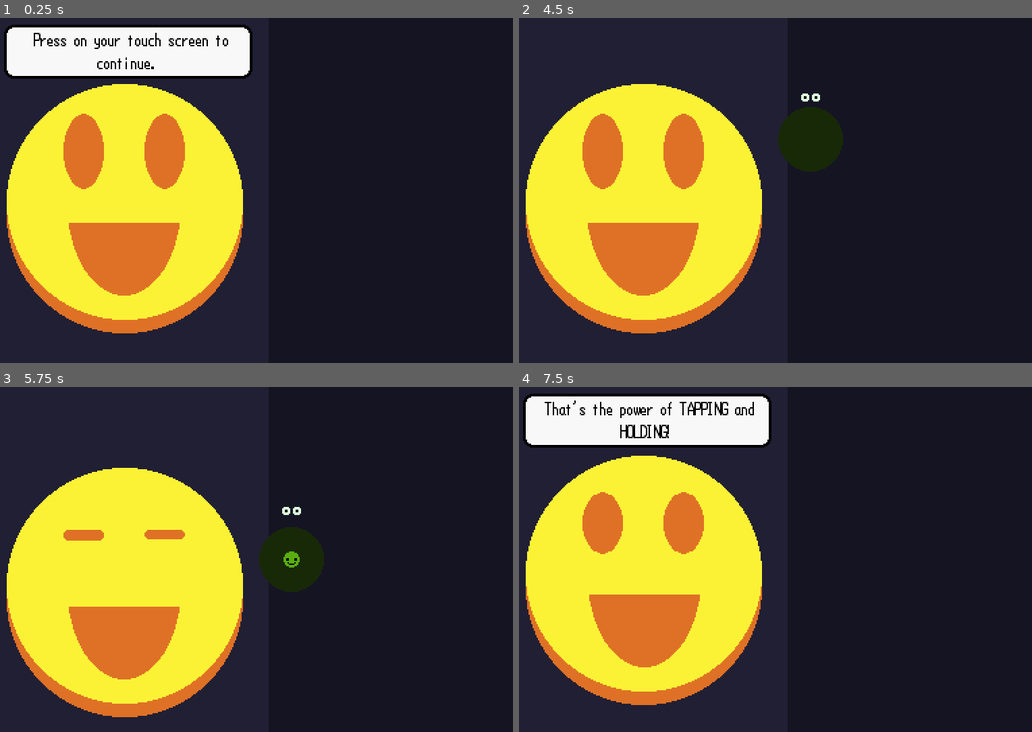
Above: before the commit, frames 1-4 (two rows, left to right).
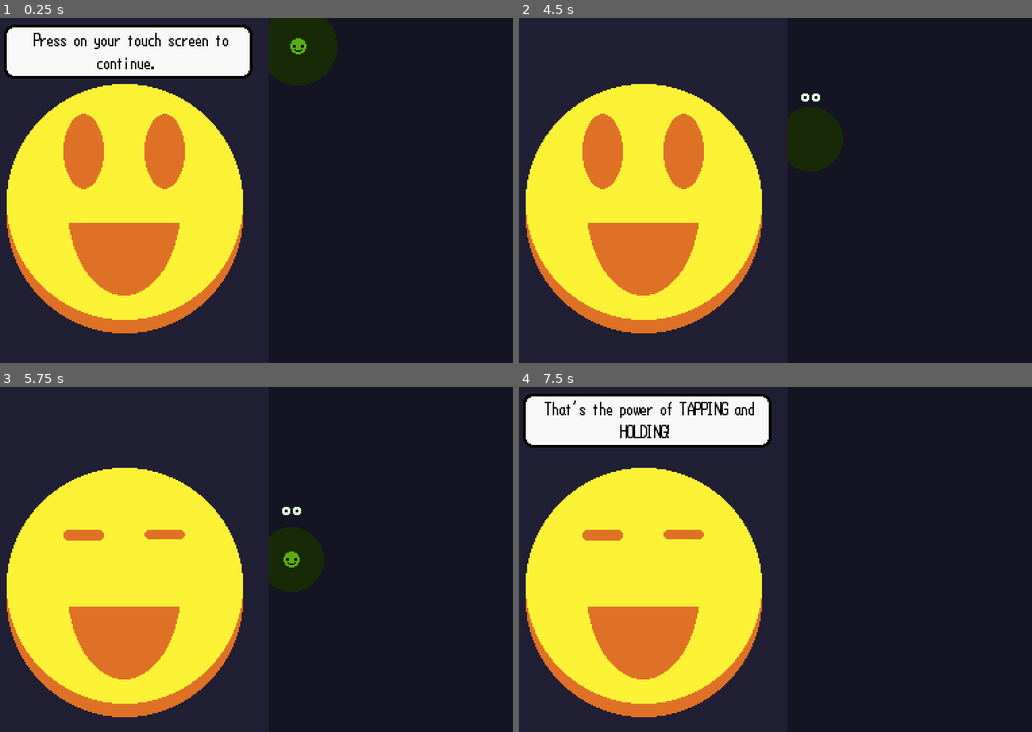
Above: after the commit, the same moments.

Repository: CoolGrazer/bread-bird
Game: Godot game, scene res://Scenes/Games/RhythmTest.tscn
Same seed, same stepped clock (60 frames per second), same inputs: the game is played once before the commit and once after it. The project has no main scene, so this scene is started directly. Sound files missing from this copy of the repository are replaced by a short silence.
Inputs (mouse positions are in pixels of both pictures, inside the frame that each line leads up to):
- Up to frame 1 (0.25 s): no input
- Up to frame 2 (4.5 s): tap Enter at 0.5, 2, 3.5 s; move the mouse to (888, 173) at 0.52 s; press the mouse at (888, 173) at 0.53 s; tap Space (Debug) at 1.25, 2.75, 4.25 s; move the mouse to (667, 207) at 1.27 s; release the mouse at (667, 207) at 1.28 s; click (667, 207) at 1.35 s; move the mouse to (826, 114) at 2.02 s; press the mouse at (826, 114) at 2.03 s; move the mouse to (744, 259) at 2.77 s; release the mouse at (744, 259) at 2.78 s; click (744, 259) at 2.85 s; move the mouse to (929, 242) at 3.52 s; press the mouse at (929, 242) at 3.53 s; move the mouse to (616, 138) at 4.27 s; release the mouse at (616, 138) at 4.28 s; click (616, 138) at 4.35 s
- Up to frame 3 (5.75 s): move the mouse to (282, 559) at 5.02 s; press the mouse at (282, 559) at 5.03 s
- Up to frame 4 (7.5 s): move the mouse to (693, 473) at 5.77 s; release the mouse at (693, 473) at 5.78 s; click (693, 473) at 5.85 s; move the mouse to (888, 542) at 6.52 s; press the mouse at (888, 542) at 6.53 s; move the mouse to (667, 576) at 7.27 s; release the mouse at (667, 576) at 7.28 s; click (667, 576) at 7.35 s

The runs differ from the first frame. In frame 1, 2.3% of the frame differs, in the area x 52-66%, y 0-20%; in frame 2, 0.2%; in frame 3, 0.2%; in frame 4, 8.2%, in the area x 1-48%, y 19-96%.

Commit message:
Wrapping up the Tutorial

Diff:
--- a/Scenes/Games/InputHandler.gd
+++ b/Scenes/Games/InputHandler.gd
@@ -1,26 +1,39 @@
 extends Node
 
-var beatTrgt : float = 2.0
+var beatTrgt : float = 0.0
 
 var offBeat : float = 0.0
 
-var status = ""
+var status = "Perfect"
 
 # Possible Status, EarlyMiss, EarlyBarely, Perfect, LateBarely, LateMiss
 
 func _physics_process(delta):
 
-	if offBeat < -0.5:
-		status = "EarlyMiss"
-	elif offBeat < -0.4:
-		status = "EarlyBarely"
-	elif offBeat < 0.4:
+	if $Coin.frame == 8 and $CoinCatch.playing == false:
+		$CoinCatch.play()
+
+
+	#if offBeat < -0.5:
+	#	status = "EarlyMiss"
+	#elif offBeat < -0.4:
+	#	status = "EarlyBarely"
+	#elif offBeat < 0.4:
+	#	status = "Perfect"
+	#elif offBeat > 0.4:
+	#	status = "LateBarely"
+	#elif offBeat > 0.5:
+	#	status = "LateMiss"
+
+	if abs(offBeat) < 0.4:
 		status = "Perfect"
-	elif offBeat > 0.4:
-		status = "LateBarely"
-	elif offBeat > 0.5:
-		status = "LateMiss"
+	elif abs(offBeat) < 0.6:
+		status = "Barely"
+	else:
+		status = "Bad."
 
+	if offBeat > 1:
+		beatTrgt = 12
 
 	_calculateOffBeat()
 
@@ -30,46 +43,50 @@
 
 
 
-func _fadeOut():
-
-	$Flick.volume_db -= 3
 
 
 func _on_puck_input(input):
-	print($Release.playing)
-	if $Coin.frame == 12:
-		$Release.play()
 
 
-	if $Coin.frame > 12:
-		_fadeOut()
-
-	if $Coin.frame > 7 and $Coin.frame < 12:
-		$Flick.pitch_scale -= 0.01
 
 
-	if input == "flick":
-		$Flick.pitch_scale = 1
+
+	if input == "flick" and status == "Perfect":
+
 		$AnimationPlayer.stop()
 		$AnimationPlayer.play("Flick")
 		$Flick.play()
-		$Flick.volume_db = 0
-		$CoinCatch.play()
+	elif input == "flick":
+		get_tree().quit()
 
 	#if input == "slide" and $Flick.playing == false:
 	#
 
-	if input == "justPressed" and $Flick.playing == false:
+	if input == "justPressed" and !$AnimationPlayer.current_animation == "Flick":
+		$AnimationPlayer.stop()
 		$AnimationPlayer.play("PressDown")
 		$Press.play()
 
-	elif input == "justReleased":
+	elif input == "justReleased" and !$AnimationPlayer.current_animation == "Flick":
 		$AnimationPlayer.play("Release")
 		$Release.play()
 		$Release.pitch_scale = 1
-		$Flick.stop()
 	elif input == "quickRelease":
 		$AnimationPlayer.play("Release")
 		$Release.pitch_scale = 2.5
 		$Release.play()
-		$Flick.stop()
+
+
+func _fakeHold():
+	$AnimationPlayer.stop()
+	$AnimationPlayer.play("PressDown")
+	$Press.play()
+
+func _fakeFlick():
+	$AnimationPlayer.stop()
+	$AnimationPlayer.play("Flick")
+	$Flick.play()
+
+
+func _on_tutorial_beat(beat):
+	print("The Beat has Occured")
--- a/Scenes/Games/RhythmTest.tscn
+++ b/Scenes/Games/RhythmTest.tscn
@@ -1,13 +1,15 @@
-[gd_scene load_steps=22 format=3 uid="uid://b55hqnsvt2xt5"]
+[gd_scene load_steps=24 format=3 uid="uid://b55hqnsvt2xt5"]
 
 [ext_resource type="Texture2D" uid="uid://s2mmvrk7b62b" path="res://Graphics/Sprites/RhythmTest/Coin.png" id="5_li6vq"]
+[ext_resource type="AudioStream" uid="uid://b7ql3tltlu5pi" path="res://Audio/SFX/RhythmTest/catch.ogg" id="6_3urxx"]
 [ext_resource type="PackedScene" uid="uid://bgaqwhc6e47ym" path="res://Scenes/TouchScreen/Touchscreen.tscn" id="6_4xcnk"]
 [ext_resource type="AudioStream" uid="uid://cx7qsdfsdyvp6" path="res://Audio/SFX/RhythmTest/Press.wav" id="6_88df2"]
 [ext_resource type="Script" path="res://Scenes/Games/InputHandler.gd" id="6_j64fe"]
 [ext_resource type="AudioStream" uid="uid://dl5q62keeuwra" path="res://Audio/SFX/RhythmTest/coinToss.ogg" id="7_i6m78"]
 [ext_resource type="AudioStream" uid="uid://bbv27u5b3s0e6" path="res://Audio/SFX/RhythmTest/Release.wav" id="7_kocvc"]
 [ext_resource type="PackedScene" uid="uid://d0gjm37w0o08j" path="res://Scenes/Textbox/Textbox.tscn" id="7_x62lt"]
-[ext_resource type="AudioStream" uid="uid://cpuotypdffxve" path="res://Audio/SFX/RhythmTest/Slide.wav" id="8_o7vrl"]
+[ext_resource type="AudioStream" uid="uid://be11emgbomors" path="res://Audio/Music/TutorialSong.ogg" id="9_d3jm8"]
+[ext_resource type="Script" path="res://Scripts/Conductor.gd" id="10_175jh"]
 
 [sub_resource type="GDScript" id="GDScript_s01wj"]
 resource_name = "RhythmTest"
@@ -19,6 +21,11 @@
 	pass
 
 func _physics_process(delta):
+
+	if $Textbox.indx == 16 and $Tutorial.playing == false:
+		$Tutorial.play()
+
+
 	if timesLeft == 0 and $Puck.visible == false:
 		timesLeft = 3
 		$Textbox._text($Textbox.TextDoTo[$Textbox.indx],$Textbox.SizeToDo[$Textbox.indx],$Textbox.Enable[$Textbox.indx])
@@ -28,7 +35,7 @@
 
 
 func _on_puck_input(input):
-	print(timesLeft)
+
 	if $Textbox.indx == 5 and input == \"justReleased\":
 		timesLeft -= 1
 
@@ -36,6 +43,18 @@
 		$Puck.minSpeed = 5
 	if $Textbox.indx == 12 and input == \"flick\":
 		timesLeft -= 1
+
+
+func _on_tutorial_beat(beat):
+
+	if beat == 5 or beat == 13:
+		$Input._fakeHold()
+
+	if beat == 6 or beat == 14:
+		$Input._fakeFlick()
+
+	if beat == 16:
+		$Textbox._text($Textbox.TextDoTo[$Textbox.indx],$Textbox.SizeToDo[$Textbox.indx],$Textbox.Enable[$Textbox.indx])
 "
 
 [sub_resource type="ShaderMaterial" id="ShaderMaterial_x44ow"]
@@ -66,23 +85,24 @@
 
 [sub_resource type="Animation" id="Animation_jq1yl"]
 resource_name = "Flick"
-step = 0.025
-tracks/0/type = "value"
-tracks/0/imported = false
-tracks/0/enabled = true
-tracks/0/path = NodePath("Coin:frame")
-tracks/0/interp = 1
-tracks/0/loop_wrap = true
-tracks/0/keys = {
-"times": PackedFloat32Array(0, 0.025, 0.075, 0.675, 0.725, 0.775, 0.825, 0.875, 0.925, 0.975),
-"transitions": PackedFloat32Array(1, 1, 1, 1, 1, 1, 1, 1, 1, 1),
-"update": 1,
-"values": [4, 5, 6, 7, 8, 9, 10, 11, 12, 13]
+length = 1.5
+step = 0.075
+tracks/0/type = "value"
+tracks/0/imported = false
+tracks/0/enabled = true
+tracks/0/path = NodePath("Coin:frame")
+tracks/0/interp = 1
+tracks/0/loop_wrap = true
+tracks/0/keys = {
+"times": PackedFloat32Array(0, 0.0063, 0.0189, 1.05, 1.125, 1.2, 1.35, 1.425),
+"transitions": PackedFloat32Array(1, 1, 1, 1, 1, 1, 1, 1),
+"update": 1,
+"values": [4, 5, 6, 7, 8, 9, 10, 11]
 }
 
 [sub_resource type="Animation" id="Animation_5mdgw"]
 resource_name = "PressDown"
-length = 0.15
+length = 0.001
 step = 0.025
 tracks/0/type = "value"
 tracks/0/imported = false
@@ -91,10 +111,10 @@
 tracks/0/interp = 1
 tracks/0/loop_wrap = true
 tracks/0/keys = {
-"times": PackedFloat32Array(0, 0.025, 0.125, 0.15),
-"transitions": PackedFloat32Array(1, 1, 1, 1),
-"update": 1,
-"values": [0, 1, 2, 3]
+"times": PackedFloat32Array(0),
+"transitions": PackedFloat32Array(1),
+"update": 1,
+"values": [3]
 }
 
 [sub_resource type="Animation" id="Animation_ak5qr"]
@@ -140,8 +160,7 @@
 script = SubResource("GDScript_s01wj")
 
 [node name="Puck" parent="." instance=ExtResource("6_4xcnk")]
-visible = false
-z_index = 8
+z_index = 1
 position = Vector2(225, 21)
 minSpeed = 999999.0
 disabled = true
@@ -155,6 +174,7 @@
 hframes = 9
 
 [node name="RhythmTest3" type="Sprite2D" parent="."]
+z_index = 1
 texture_filter = 1
 material = SubResource("ShaderMaterial_x44ow")
 position = Vector2(100, 128)
@@ -170,7 +190,7 @@
 texture_filter = 1
 position = Vector2(96, 136)
 texture = ExtResource("5_li6vq")
-hframes = 14
+hframes = 12
 
 [node name="AnimationPlayer" type="AnimationPlayer" parent="Input"]
 libraries = {
@@ -183,18 +203,25 @@
 [node name="Release" type="AudioStreamPlayer" parent="Input"]
 stream = ExtResource("7_kocvc")
 
+[node name="CoinCatch" type="AudioStreamPlayer" parent="Input"]
+stream = ExtResource("6_3urxx")
+
 [node name="Flick" type="AudioStreamPlayer" parent="Input"]
-stream = ExtResource("8_o7vrl")
-
-[node name="CoinCatch" type="AudioStreamPlayer" parent="Input"]
 stream = ExtResource("7_i6m78")
 
 [node name="Textbox" parent="." instance=ExtResource("7_x62lt")]
+z_index = 7
 position = Vector2(99, 25)
-TextDoTo = Array[String](["Press on your touch screen to con …(158 unchanged characters)…  power of TAPPING and HOLDING!", "Now it's time for something tricky.", "The FLICK.", "Imagine drawing the line on a checkmark.", "Use it to send this coin flying!", "", "alr now your done lmao", "um yeah", "\"I suppose\""])
-SizeToDo = Array[int]([0, 0, 0, 0, 4, 0, 0, 0, 0, 0, 0, 4, 0, 0, 0])
-Enable = Array[bool]([false, false, false, false, true, false, false, false, false, false, false, true, false, false, false])
+TextDoTo = Array[String](["Press on your touch screen to con …(158 unchanged characters)…  power of TAPPING and HOLDING!", "Now it is time for the FLICK.", "Think of the FLICK as a strong swipe.", "Like swiping through your phone!", "Try it!", "", "Do you feel that?", "Now lets try adding some RHYTHM.", "Listen to me for a second.", "", "This is based"])
+SizeToDo = Array[int]([0, 0, 0, 0, 4, 0, 0, 0, 0, 0, 0, 4, 0, 0, 0, 4, 0])
+Enable = Array[bool]([false, false, false, false, true, false, false, false, false, false, false, true, false, false, false, false, false])
+
+[node name="Tutorial" type="AudioStreamPlayer" parent="."]
+stream = ExtResource("9_d3jm8")
+script = ExtResource("10_175jh")
+bpm = 100.0
 
 [connection signal="input" from="Puck" to="." method="_on_puck_input"]
 [connection signal="input" from="Puck" to="Input" method="_on_puck_input"]
 [connection signal="Enabled" from="Textbox" to="Puck" method="_on_textbox_enabled"]
+[connection signal="beat" from="Tutorial" to="." method="_on_tutorial_beat"]
--- a/Scenes/Menu/Menu.tscn
+++ b/Scenes/Menu/Menu.tscn
@@ -123,7 +123,7 @@
 
 [node name="Puck" parent="." instance=ExtResource("12_v7ncd")]
 position = Vector2(281, 137)
-minSpeed = 5.0
 
 [connection signal="beat" from="Music" to="SubViewportContainer/SubViewport/Logo" method="_on_music_beat"]
 [connection signal="beat" from="Music" to="SoundTest" method="_on_music_beat"]
+[connection signal="input" from="Puck" to="SoundTest" method="_on_puck_input"]
--- a/Scenes/TouchScreen/Touchscreen.tscn
+++ b/Scenes/TouchScreen/Touchscreen.tscn
@@ -76,7 +76,7 @@
 vframes = 2
 script = ExtResource("1_osk2q")
 quickTapLength = 8
-minSpeed = 10.0
+minSpeed = 5.0
 
 [node name="Eyes" type="Sprite2D" parent="."]
 texture_filter = 1
--- a/Scripts/Condcutor.gd
+++ /dev/null
@@ -1 +0,0 @@
-extends AudioStreamPlayer
--- a/Scripts/Conductor.gd
+++ b/Scripts/Conductor.gd
@@ -41,12 +41,10 @@
 		song_position = get_playback_position() + AudioServer.get_time_since_last_mix()
 		song_position -= AudioServer.get_output_latency()
 
-		song_position_in_beats = _floorto((song_position / sec_per_beat),0.25)
+		song_position_in_beats = floor((song_position / sec_per_beat))
 
 		GlobalValues.trueBeat = song_position / sec_per_beat
 
-		if song_position_in_beats == 0:
-			last_reported_beat = -1
 
 		_report_beat()
 		emit_signal("songPos",song_position)
--- a/Scripts/Puck.gd
+++ b/Scripts/Puck.gd
@@ -70,10 +70,10 @@
 
 		framesHeldButton += 1
 	elif clicking == false and !velocity == Vector2.ZERO:
+		velocity = lerp(velocity,Vector2.ZERO,0.1)
 		position += velocity
-		#velocity = lerp(velocity,Vector2.ZERO,10)
-
-	print(velocity)
+
+
 
 	if clicking == true:
 		position.x = clamp(position.x,220,360)
Not shown, added: Audio/Music/TutorialSong.ogg.import
Not shown, added: Audio/SFX/RhythmTest/catch.ogg.import
Binary file changed: Graphics/Sprites/RhythmTest/Coin.png
Not shown, added: Audio/Music/TutorialSong.ogg
Not shown, added: Audio/SFX/RhythmTest/catch.ogg
